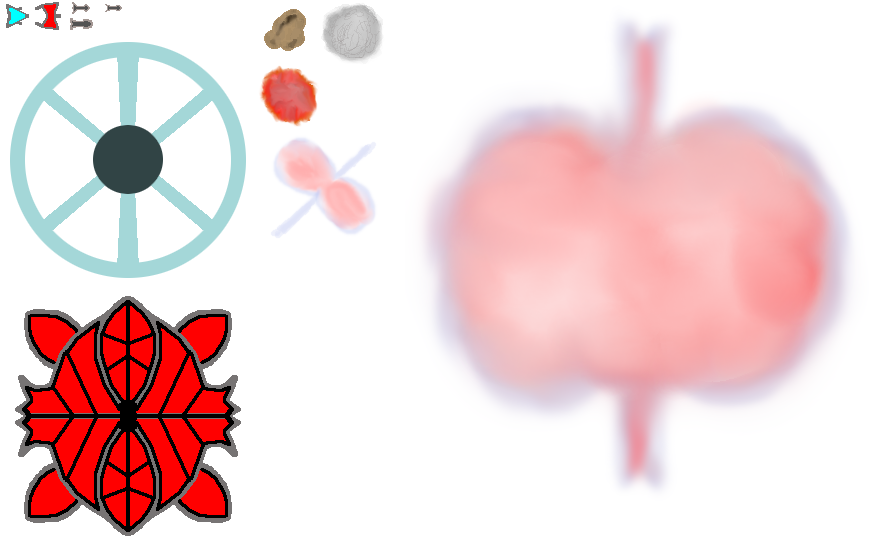
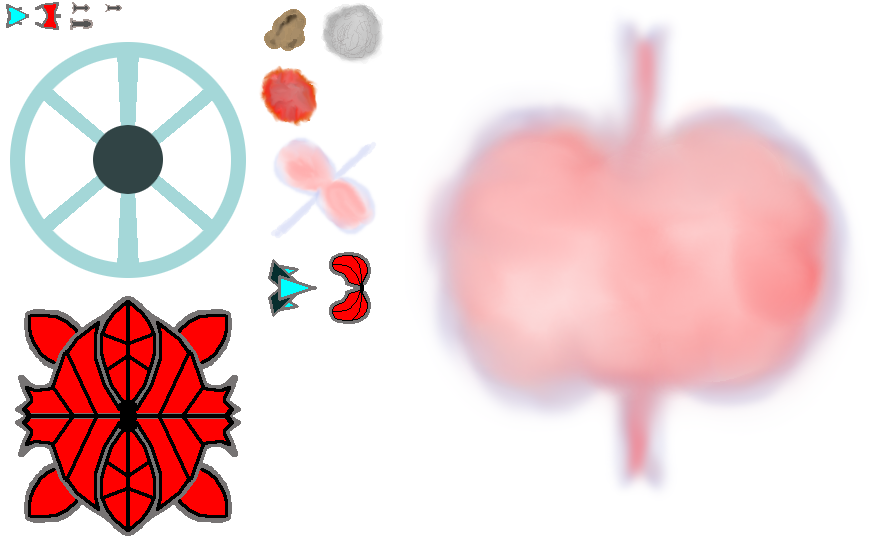
Layers edited between the first and the second 896×544 image:
painted on "Background" over [268, 252, 371, 324]
